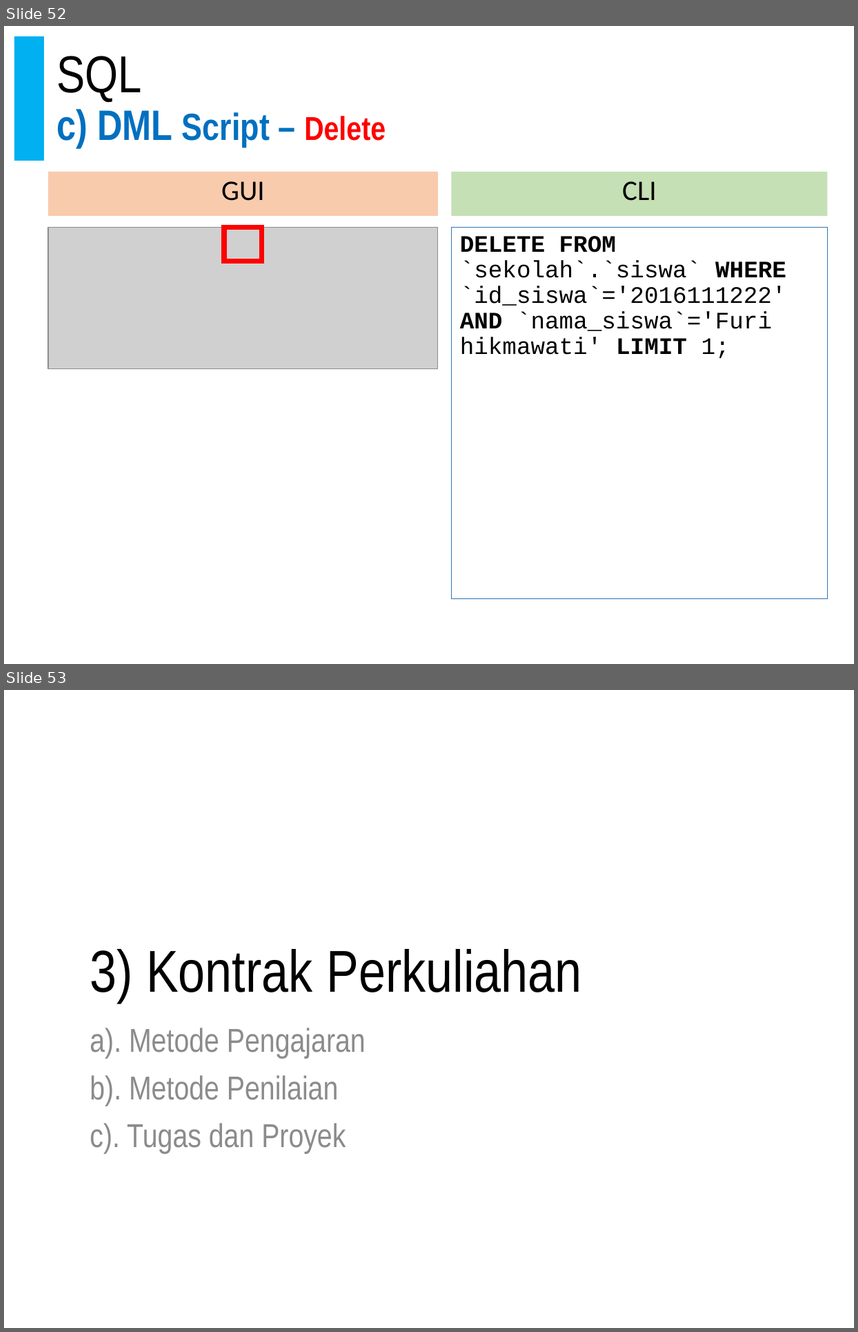
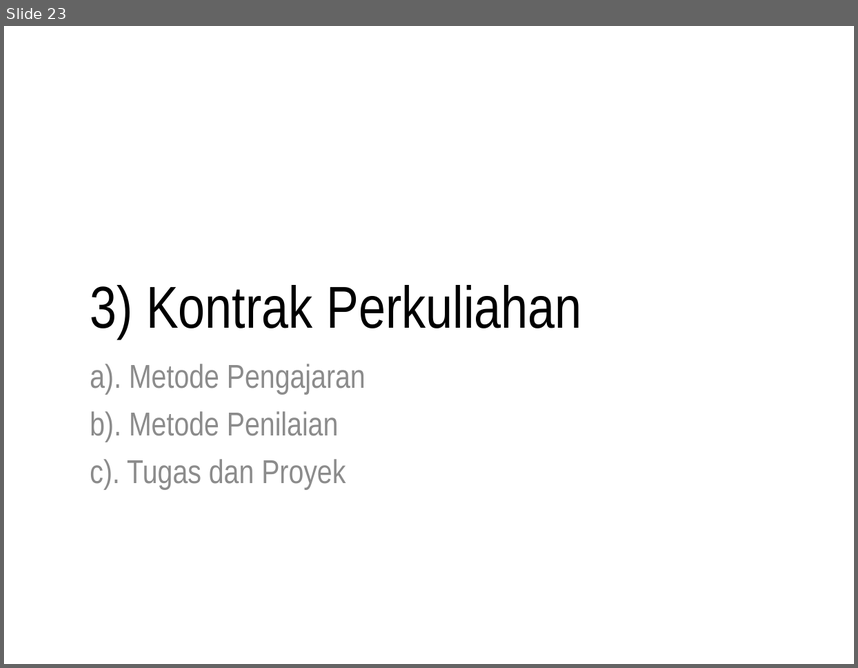
Before and after one commit to doniaft/Pengelolaan-Basis-Data, a slide deck: 1. Bahan Ajar/01. Pengelolaan Basis Data - Pendahuluan.pptx. Shown one above the other, each under a label of ours: slides 52 and 53 before the commit, slide 23 after it. The pictures are 858x1332 and 858x668 pixels, drawn with LibreOffice and Linux fonts; fonts in the diff are those of the drawing; grey boxes stand for pictures. Boxes give left, top, right and bottom in pixels: in the first picture for what was removed or moved away, otherwise in the second. Text is boxed around its words. In the diff, an @@ line names an element or a change of style, - is before the commit and + after.

```diff
--- a/1. Bahan Ajar/01. Pengelolaan Basis Data - Pendahuluan.pptx
+++ b/1. Bahan Ajar/01. Pengelolaan Basis Data - Pendahuluan.pptx
@@ slide 52 removed at [4,26,854,664], background #FFFFFF; not listed: 1 template element that a slide beside it also shows @@
@@ rectangle removed at [15,37,44,161] @@
@@ title removed at [56,56,386,148] @@
-SQL
-c) DML Script – Delete
@@ rectangle removed at [48,172,437,216] @@
-GUI
@@ rectangle removed at [451,172,827,216] @@
-CLI
@@ picture removed at [48,227,437,368] @@
@@ rectangle removed at [224,227,261,261] @@
@@ text removed at [451,227,827,599] @@
-DELETE FROM `sekolah`.`siswa` WHERE `id_siswa`='2016111222' AND `nama_siswa`='Furi hikmawati' LIMIT 1;
@@ what was slide 53 is now slide 23 @@
```
Also in this commit, not shown: 1 slide changed, 4 slides added, 33 other slides removed, 1 other file.
